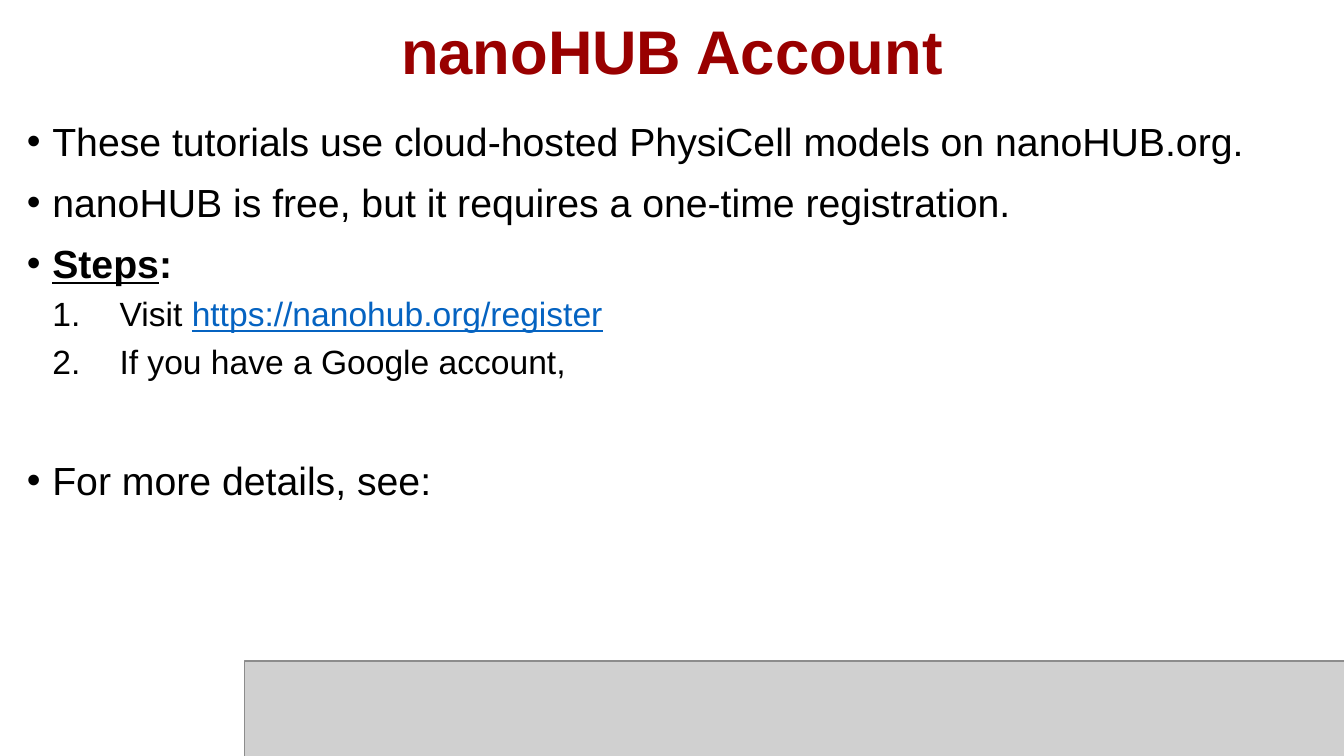
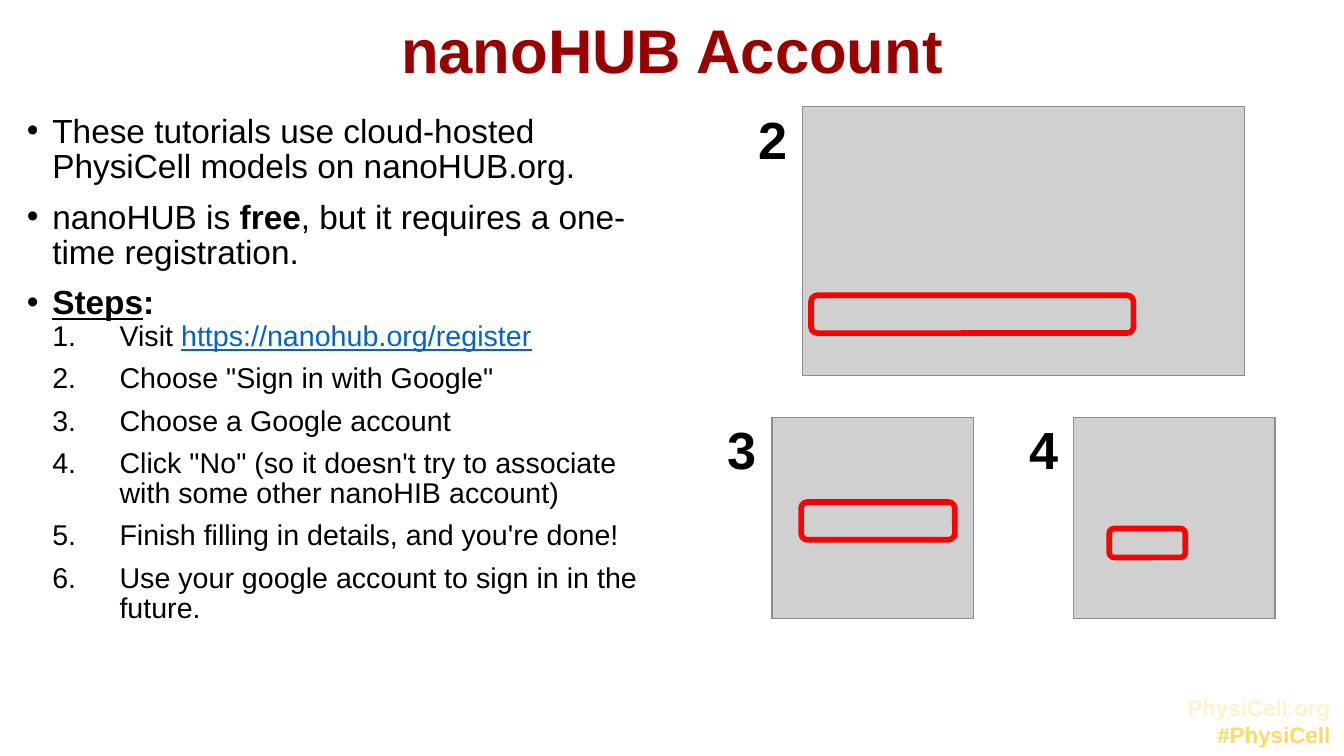
Before and after one commit to physicell-training/00-What-you-need, a slide deck: slide 6 of 00-What-you-need.pptx. Drawn at 1344x756 pixels with LibreOffice and Linux fonts; fonts in the diff are those of the drawing; grey boxes stand for pictures; background and template pictures are left out. Boxes give left, top, right and bottom in pixels: in the first picture for what was removed or moved away, otherwise in the second. Text is boxed around its words. In the diff, an @@ line names an element or a change of style, - is before the commit and + after.

```diff
--- a/00-What-you-need.pptx
+++ b/00-What-you-need.pptx
@@ text at box(52, 118, 626, 352): size 21 to 17.9 pt in "These tutorials use cloud-hosted PhysiCell models on ...", "nanoHUB is free, but it requires a ...", "Steps:"; bold on in "free,"; size 18 to 15.3 pt in "Visit https://nanohub.org/register"; line spacing 1 to 0.9; more space between paragraphs @@
@@ picture: place and size @@
-picture at box(245, 661, 1344, 756)
+picture at box(802, 106, 1245, 375)
@@ text added at box(758, 122, 787, 159), 28 pt, text #000000, bold @@
+2
@@ rounded rectangle added at box(810, 296, 1133, 333), outline #FF0000 3 pt @@
@@ text at box(120, 367, 637, 619): text changed; size 18 to 15.3 pt @@
-  2. If you have a Google account,
-• For more details, see:
+  2. Choose "Sign in with Google"
+  3. Choose a Google account
+  4. Click "No" (so it doesn't try to associate with some other nanoHIB account)
+  5. Finish filling in details, and you're done!
+  6. Use your google account to sign in in the future.
@@ picture added at box(771, 418, 973, 620) @@
@@ picture added at box(1074, 418, 1275, 620) @@
@@ text added at box(728, 432, 757, 470), 28 pt, text #000000, bold @@
+3
@@ text added at box(1029, 433, 1058, 469), 28 pt, text #000000, bold @@
+4
@@ rounded rectangle added at box(801, 503, 954, 540), outline #FF0000 3 pt @@
@@ rounded rectangle added at box(1109, 528, 1185, 558), outline #FF0000 3 pt @@
@@ text added at box(1217, 727, 1330, 748), 12 pt, text #FFFFFF, bold @@
+PhysiCell Project
+PhysiCell.org
+#PhysiCell
```
Also in this commit, not shown: 2 other slides changed, 2 slides removed.
